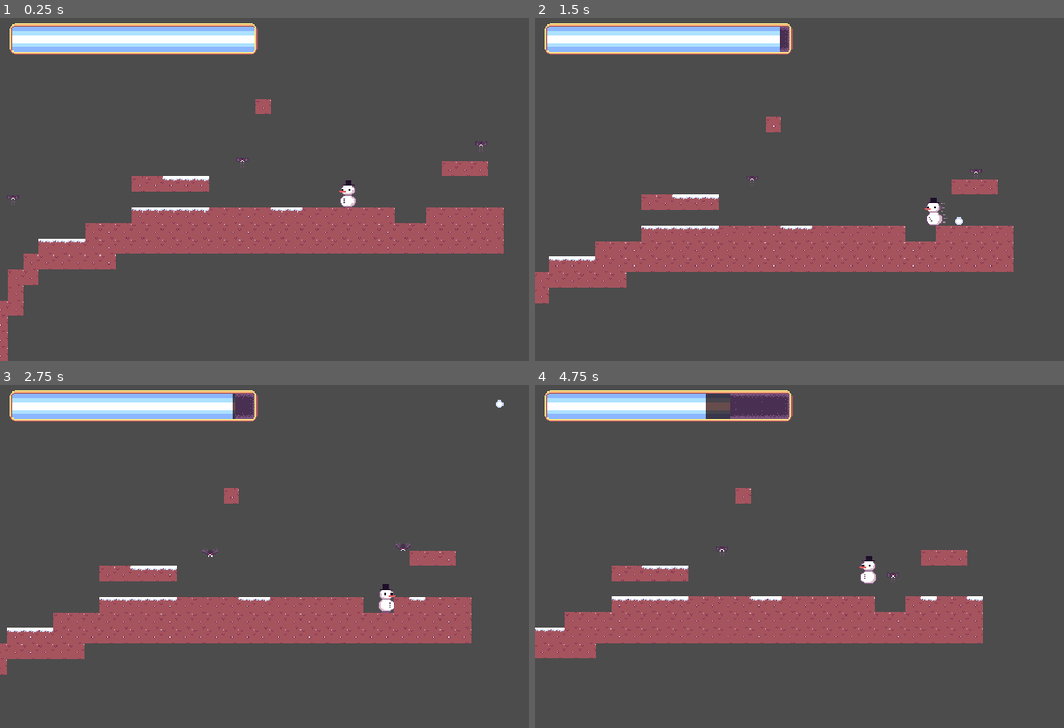
Above: before the commit, frames 1-4 (two rows, left to right).
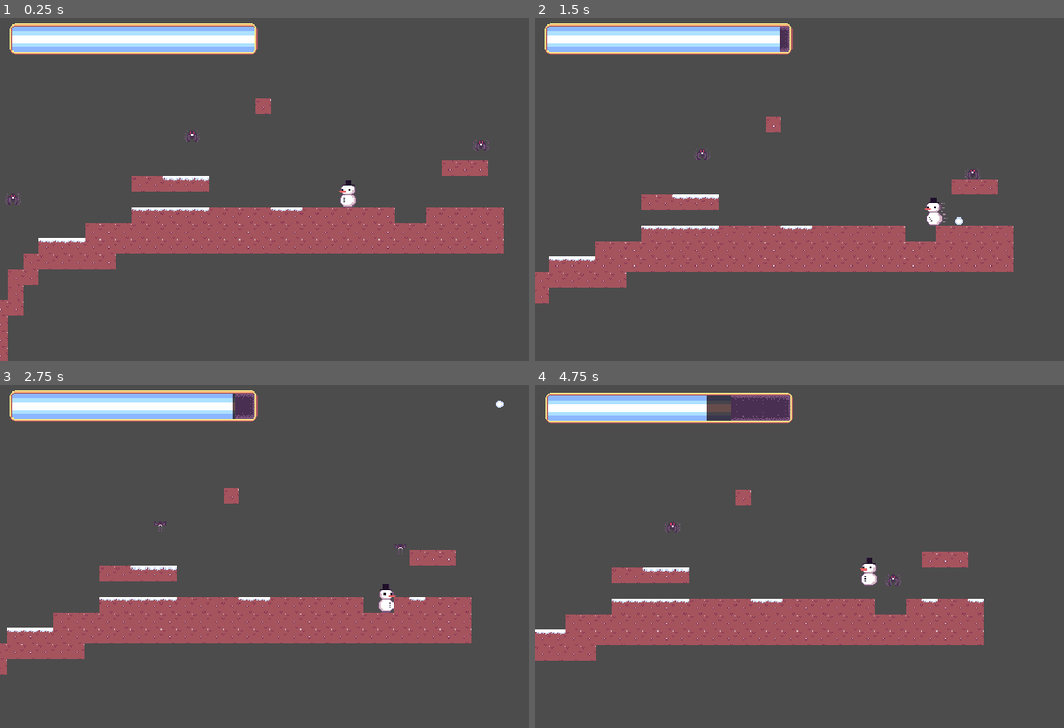
Above: after the commit, the same moments.

Repository: TheRubeThing/SnowmansRevenge
Game: Godot game, scene res://TestLevel.tscn
The game is run twice, just before and just after one commit, with the same random seed, the same clock (stepped at 60 frames per second) and the same inputs.
Inputs (mouse positions are in pixels of both pictures, inside the frame that each line leads up to):
- Up to frame 1 (0.25 s): no input
- Up to frame 2 (1.5 s): move the mouse to (1037, 168) at 0.52 s; press the mouse at (1037, 168) at 0.53 s; hold D (Right) 0.53-1.28 s; tap Space (Jump) at 0.77 s; move the mouse to (746, 203) at 1.27 s; release the mouse at (746, 203) at 1.28 s; hold A (Left) from 1.28 s (still down); tap Shift (RollMod) at 1.35 s
- Up to frame 3 (2.75 s): tap Space (Jump) at 1.52 s; move the mouse to (417, 477) at 2.02 s; release A (Left) at 2.03 s; press the mouse at (417, 477) at 2.03 s; hold D (Right) from 2.03 s (still down)
- Up to frame 4 (4.75 s): move the mouse to (847, 621) at 2.77 s; release the mouse at (847, 621) at 2.78 s; tap Shift (RollMod) at 2.85, 4.35 s; tap Space (Jump) at 3.02, 3.77, 4.52 s; move the mouse to (outside the picture) at 3.52 s; release D (Right) at 3.53 s; press the mouse at (outside the picture) at 3.53 s; hold A (Left) from 3.53 s (still down); move the mouse to (672, 501) at 4.27 s; release the mouse at (672, 501) at 4.28 s

The runs differ from the first frame. In frame 1, 0.6% of the frame differs, in the area x 0-96%, y 23-98%; in frame 2, 0.1%; in frame 3, 0.3%; in frame 4, 5.5%, in the area x 0-85%, y 1-81%.

Commit message:
Added a template level

Diff:
--- a/Assets/Scenes/Characters/Bat.tscn
+++ b/Assets/Scenes/Characters/Bat.tscn
@@ -24,7 +24,7 @@
 } ]
 
 [sub_resource type="CircleShape2D" id=3]
-radius = 100.0
+radius = 120.0
 
 [sub_resource type="RectangleShape2D" id=4]
 extents = Vector2( 8, 5 )
@@ -90,7 +90,7 @@
 use_parent_material = true
 frames = SubResource( 2 )
 animation = "Fly"
-frame = 2
+frame = 1
 speed_scale = 2.0
 playing = true
 
--- a/Assets/Scenes/Characters/Player.tscn
+++ b/Assets/Scenes/Characters/Player.tscn
@@ -119,7 +119,7 @@
 use_parent_material = true
 frames = SubResource( 4 )
 animation = "Idle"
-frame = 2
+frame = 3
 speed_scale = 2.0
 playing = true
 
--- a/Assets/Scenes/Characters/PlayerController.gd
+++ b/Assets/Scenes/Characters/PlayerController.gd
@@ -22,6 +22,7 @@
 
 signal update_health(health, amount)
 signal set_max_health(max_health)
+signal set_trauma(trauma)
 
 func _ready():
 	emit_signal("set_max_health", max_health)
@@ -95,6 +96,10 @@
 
 	# Apply gravity if not grounded
 	if _is_grounded():
+		# Ground shake when landning
+		if not _just_grounded && abs(_velocity.y) > 1.1 * _jump_speed:
+			emit_signal("set_trauma", min(_velocity.y / (6 * _jump_speed), 1.0))
+
 		_just_grounded = true
 		if	Input.is_action_just_pressed("Jump"):
 			_velocity.y -= _jump_speed
@@ -150,6 +155,7 @@
 		$AnimationPlayer.queue("Flimmer")
 		_health -= damage
 		emit_signal("update_health", _health, 0)
+		emit_signal("set_trauma", 0.5)
 
 
 func _on_PlayerHitbox_body_entered(body):
--- /dev/null
+++ b/Assets/Scenes/Levels/Template.tscn
@@ -0,0 +1,115 @@
+[gd_scene load_steps=14 format=2]
+
+[ext_resource path="res://Assets/Shaders/FlashShader.shader" type="Shader" id=1]
+[ext_resource path="res://PlayerCamera.gd" type="Script" id=2]
+[ext_resource path="res://Assets/Sprites/Tilemaps/SnowPickup.png" type="Texture" id=3]
+[ext_resource path="res://Assets/Scenes/GUI/HealthBar.tscn" type="PackedScene" id=4]
+[ext_resource path="res://Assets/Scenes/Characters/Bat.tscn" type="PackedScene" id=5]
+[ext_resource path="res://Assets/Sprites/Tilemaps/TestTilemap.png" type="Texture" id=6]
+[ext_resource path="res://Assets/Scenes/Characters/Player.tscn" type="PackedScene" id=7]
+
+[sub_resource type="ConvexPolygonShape2D" id=1]
+points = PoolVector2Array( 16, 16, 0, 16, 0, 0, 16, 0 )
+
+[sub_resource type="TileSet" id=2]
+0/name = "TestTilemap.png 0"
+0/texture = ExtResource( 6 )
+0/tex_offset = Vector2( 0, 0 )
+0/modulate = Color( 1, 1, 1, 1 )
+0/region = Rect2( 0, 0, 16, 16 )
+0/tile_mode = 0
+0/occluder_offset = Vector2( 0, 0 )
+0/navigation_offset = Vector2( 0, 0 )
+0/shape_offset = Vector2( 0, 0 )
+0/shape_transform = Transform2D( 1, 0, 0, 1, 0, 0 )
+0/shape = SubResource( 1 )
+0/shape_one_way = false
+0/shape_one_way_margin = 1.0
+0/shapes = [ {
+"autotile_coord": Vector2( 0, 0 ),
+"one_way": false,
+"one_way_margin": 1.0,
+"shape": SubResource( 1 ),
+"shape_transform": Transform2D( 1, 0, 0, 1, 0, 0 )
+} ]
+0/z_index = 0
+
+[sub_resource type="ConvexPolygonShape2D" id=3]
+points = PoolVector2Array( 16, 16, 0, 16, 0, 0, 16, 0 )
+
+[sub_resource type="TileSet" id=4]
+0/name = "SnowPickup.png 0"
+0/texture = ExtResource( 3 )
+0/tex_offset = Vector2( 0, 0 )
+0/modulate = Color( 1, 1, 1, 1 )
+0/region = Rect2( 0, 0, 16, 16 )
+0/tile_mode = 0
+0/occluder_offset = Vector2( 0, 0 )
+0/navigation_offset = Vector2( 0, 0 )
+0/shape_offset = Vector2( 0, 0 )
+0/shape_transform = Transform2D( 1, 0, 0, 1, 0, 0 )
+0/shape = SubResource( 3 )
+0/shape_one_way = false
+0/shape_one_way_margin = 1.0
+0/shapes = [ {
+"autotile_coord": Vector2( 0, 0 ),
+"one_way": false,
+"one_way_margin": 1.0,
+"shape": SubResource( 3 ),
+"shape_transform": Transform2D( 1, 0, 0, 1, 0, 0 )
+} ]
+0/z_index = 0
+
+[sub_resource type="ShaderMaterial" id=10]
+resource_local_to_scene = true
+shader = ExtResource( 1 )
+shader_param/flash_color = Color( 1, 0, 0, 1 )
+shader_param/flash_blend = 0.0
+
+[sub_resource type="ShaderMaterial" id=11]
+resource_local_to_scene = true
+shader = ExtResource( 1 )
+shader_param/flash_color = Color( 1, 1, 1, 1 )
+shader_param/flash_blend = 0.0
+
+[node name="TestLevel" type="Node2D"]
+
+[node name="ground" type="TileMap" parent="."]
+tile_set = SubResource( 2 )
+cell_size = Vector2( 16, 16 )
+format = 1
+tile_data = PoolIntArray( 196607, 0, 0, 131072, 0, 0 )
+
+[node name="Snow" type="TileMap" parent="."]
+tile_set = SubResource( 4 )
+cell_size = Vector2( 16, 16 )
+collision_layer = 32
+collision_mask = 0
+format = 1
+tile_data = PoolIntArray( 196607, 0, 0, 131072, 0, 0 )
+
+[node name="Camera2D" type="Camera2D" parent="."]
+z_index = 1
+current = true
+smoothing_speed = 1.0
+script = ExtResource( 2 )
+smoothing = 0.01
+target_offset = Vector2( 0, -50 )
+
+[node name="HealthBar" parent="Camera2D" instance=ExtResource( 4 )]
+margin_left = -350.243
+margin_top = -168.33
+margin_right = -350.243
+margin_bottom = -168.33
+
+[node name="Player" parent="." instance=ExtResource( 7 )]
+material = SubResource( 10 )
+position = Vector2( 0, 0.473938 )
+collision_mask = 17
+
+[node name="Bat" parent="." instance=ExtResource( 5 )]
+material = SubResource( 11 )
+position = Vector2( -161.483, -54.742 )
+[connection signal="set_max_health" from="Player" to="Camera2D/HealthBar" method="_on_set_max_health"]
+[connection signal="set_trauma" from="Player" to="Camera2D" method="_on_Player_set_trauma"]
+[connection signal="update_health" from="Player" to="Camera2D/HealthBar" method="_on_update_health"]
--- a/PlayerCamera.gd
+++ b/PlayerCamera.gd
@@ -1,14 +1,44 @@
 extends Camera2D
 
 export(float) var smoothing = 0.05
+export(PackedScene) var target
 export(Vector2) var target_offset = Vector2.ZERO
+export(Vector2) var max_shake_offset = Vector2(100,75)
+export(float) var shake_decay := 0.8
 
+onready var _noise = OpenSimplexNoise.new()
+
+var _noise_y = 0
+var _trauma = 0.0
+var _trauma_power = 2
 var _old_player_pos = Vector2.ZERO
 
+func _ready():
+	randomize()
+	_noise.seed = randi()
+	_noise.period = 6
+	_noise.octaves = 2
+
 func _physics_process(delta):
+	if _trauma:
+		_trauma = max(_trauma - shake_decay * delta, 0)
 	var player_velocity = (get_node("../Player").position - _old_player_pos) / delta
 	var direction = get_node("../Player").position - position
 	direction += target_offset * (1.0 - abs(player_velocity.y) / 200.0)
 	var factor = direction.length() * smoothing
 	position += direction * factor * delta
 	_old_player_pos = get_node("../Player").position
+	shake()
+
+func add_trauma(amount):
+	_trauma = min(_trauma + amount, 1.0)
+
+func shake():
+	var amount = pow(_trauma, _trauma_power)
+	_noise_y += 1
+	offset.x = max_shake_offset.x * amount * _noise.get_noise_2d(_noise.seed*2, _noise_y)
+	offset.y = max_shake_offset.y * amount * _noise.get_noise_2d(_noise.seed*3, _noise_y)
+
+
+func _on_Player_set_trauma(trauma):
+	add_trauma(trauma)
--- a/TestLevel.tscn
+++ b/TestLevel.tscn
@@ -114,6 +114,7 @@
 
 [node name="Player" parent="." instance=ExtResource( 1 )]
 material = SubResource( 10 )
+position = Vector2( 0, 0.473938 )
 collision_mask = 17
 
 [node name="ground" type="TileMap" parent="."]
@@ -124,7 +125,7 @@
 
 [node name="Bat" parent="." instance=ExtResource( 3 )]
 material = SubResource( 11 )
-position = Vector2( -109.822, -28.6747 )
+position = Vector2( -161.483, -54.742 )
 
 [node name="Bat2" parent="." instance=ExtResource( 3 )]
 material = SubResource( 12 )
@@ -150,4 +151,5 @@
 format = 1
 tile_data = PoolIntArray( -12, 0, 0, -11, 0, 0, -10, 0, 0, 131058, 0, 0, 131059, 0, 0, 131060, 0, 0, 131061, 0, 0, 131062, 0, 0, 131067, 0, 0, 131068, 0, 0, 262124, 0, 0, 262125, 0, 0, 262126, 0, 0, 655328, 0, 0, 655329, 0, 0, 655330, 0, 0 )
 [connection signal="set_max_health" from="Player" to="Camera2D/HealthBar" method="_on_set_max_health"]
+[connection signal="set_trauma" from="Player" to="Camera2D" method="_on_Player_set_trauma"]
 [connection signal="update_health" from="Player" to="Camera2D/HealthBar" method="_on_update_health"]
